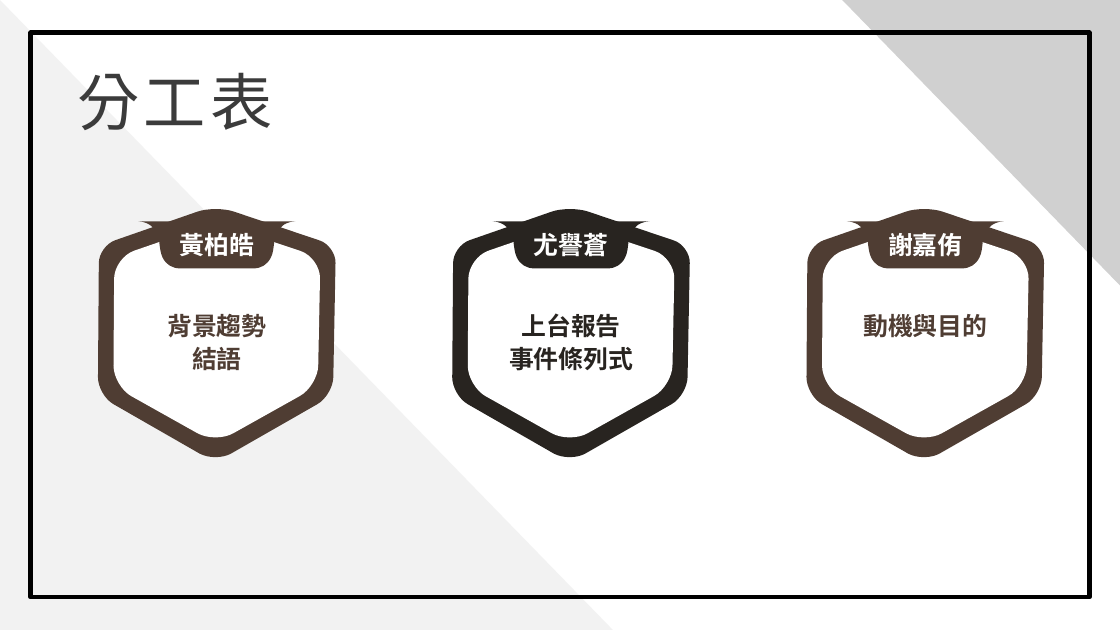
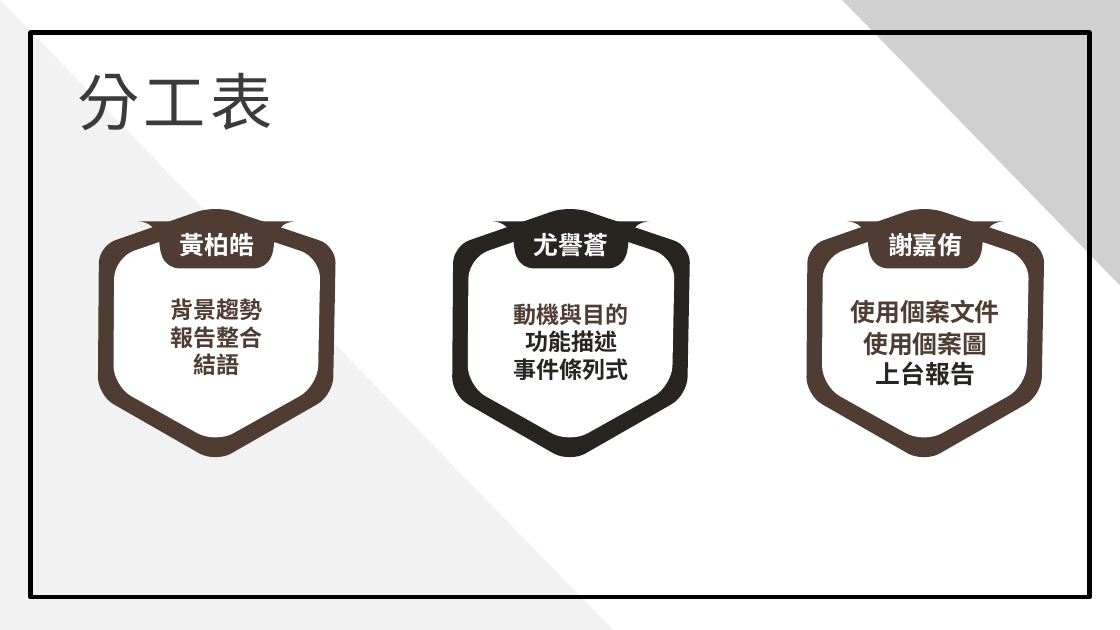
Before and after one commit to 0451030/108_SE_Team8, a slide deck: slide 22 of 軟體工程_期中報告.pptx (slide 19 before the commit). Drawn at 1120x630 pixels with LibreOffice and Linux fonts; fonts in the diff are those of the drawing; grey boxes stand for pictures; background and template pictures are left out. Boxes give left, top, right and bottom in pixels: in the first picture for what was removed or moved away, otherwise in the second. Text is boxed around its words. In the diff, an @@ line names an element or a change of style, - is before the commit and + after.

```diff
--- a/軟體工程_期中報告.pptx
+++ b/軟體工程_期中報告.pptx
@@ text "背景趨勢": place and size @@
-text "背景趨勢" at <box>167,314,266,370</box>
+text "背景趨勢" at <box>171,298,263,379</box>
@@ text at <box>171,298,263,379</box>: size 16 to 14.8 pt in "背景趨勢", "結語"; line spacing 1.1 to 1 @@
@@ text at <box>171,326,263,348</box>: paragraph added @@
+報告整合
@@ text "動機與目的": place and size @@
-text "動機與目的" at <box>509,313,633,371</box>
+text "動機與目的" at <box>514,303,629,380</box>
@@ text at <box>514,303,629,352</box>: text changed; size 16 to 14.8 pt; text colour #282420 to #4F3D33 @@
-上台報告
+動機與目的
+功能描述
@@ text at <box>851,300,1000,386</box>: text changed @@
-動機與目的
+使用個案文件
+使用個案圖
+上台報告
@@ text at <box>514,358,629,380</box>: size 16 to 14.8 pt in "事件條列式"; line spacing 1.1 to 1 @@
```
Also in this commit, not shown: 9 other slides changed, 3 slides added.
